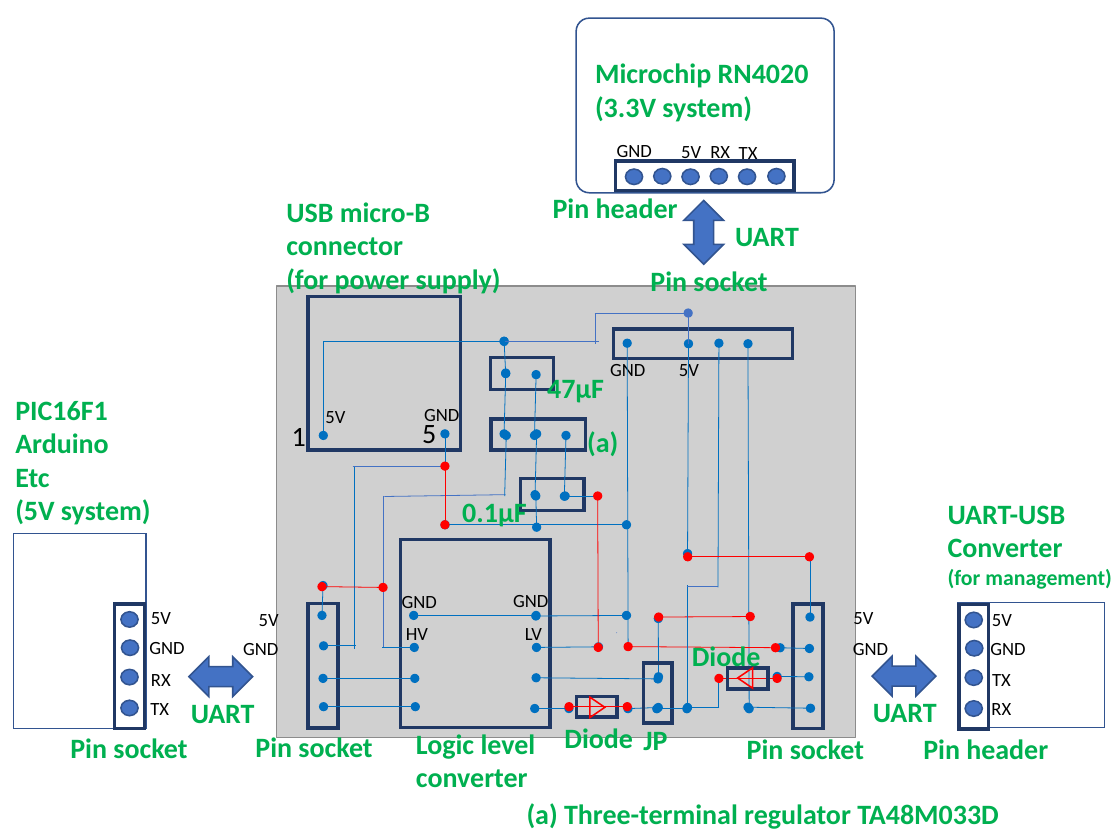
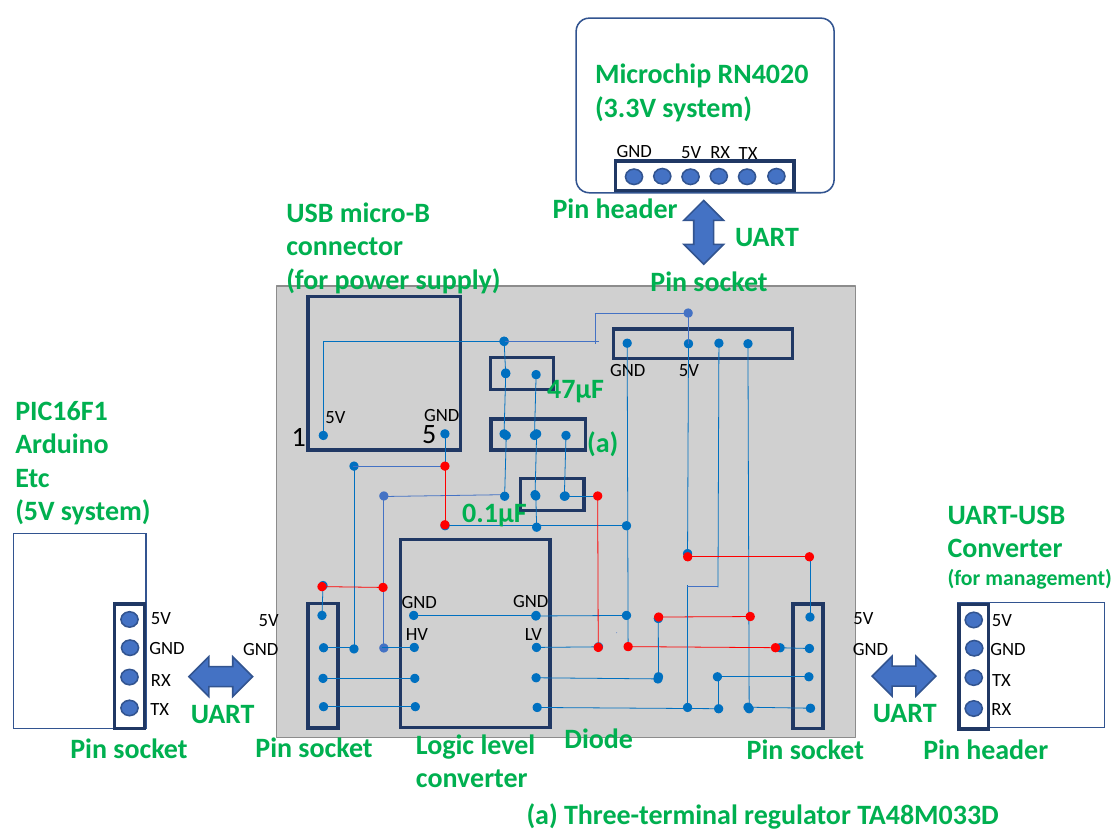
Before and after one commit to araobp/bicycle, a slide deck: slide 1 of doc/ble.pptx. Drawn at 1120x840 pixels with LibreOffice and Linux fonts; fonts in the diff are those of the drawing; grey boxes stand for pictures. Boxes give left, top, right and bottom in pixels: in the first picture for what was removed or moved away, otherwise in the second. Text is boxed around its words. In the diff, an @@ line names an element or a change of style, - is before the commit and + after.

```diff
--- a/doc/ble.pptx
+++ b/doc/ble.pptx
@@ arrow (505, 496) - (506, 436): arrow to double arrow @@
@@ line (354, 648) - (354, 466): line to double arrow @@
@@ line (384, 496) - (384, 648): line to double arrow @@
@@ text removed at bbox=[692, 643, 761, 673] @@
-Diode
@@ rectangle removed at bbox=[643, 662, 671, 723] @@
@@ double arrow moved from (777, 676) - (809, 676) to (718, 676) - (809, 676) @@
@@ double arrow removed from (719, 679) to (777, 679) @@
@@ rectangle removed at bbox=[727, 669, 767, 690] @@
@@ triangle removed at bbox=[738, 668, 752, 688] @@
@@ double arrow removed from (534, 709) to (569, 709) @@
@@ double arrow moved from (628, 709) - (659, 708) to (538, 708) - (719, 709) @@
@@ double arrow removed from (569, 707) to (627, 707) @@
@@ rectangle removed at bbox=[577, 697, 617, 718] @@
@@ triangle removed at bbox=[590, 697, 604, 717] @@
@@ double arrow removed from (656, 709) to (687, 709) @@
@@ line removed from (719, 708) to (687, 708) @@
@@ text removed at bbox=[643, 732, 667, 757] @@
-JP
```
Also in this commit, not shown: 1 other file.
